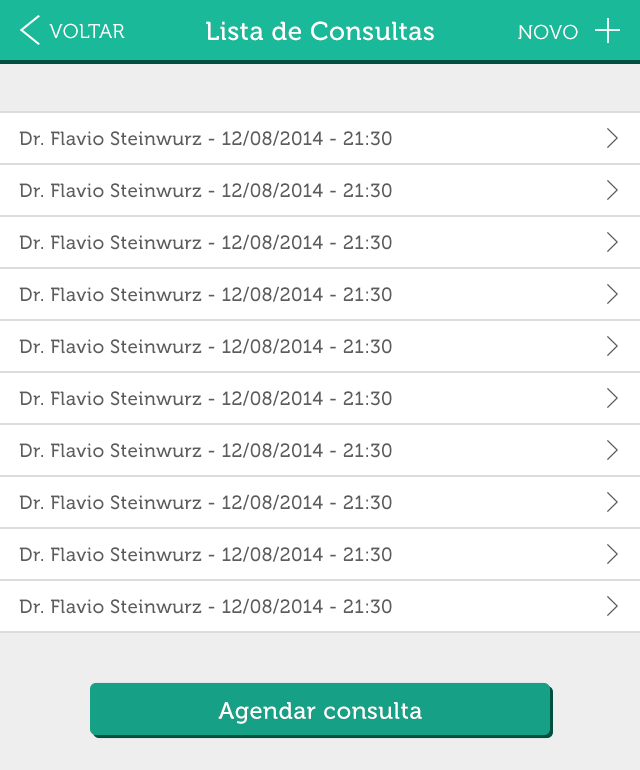
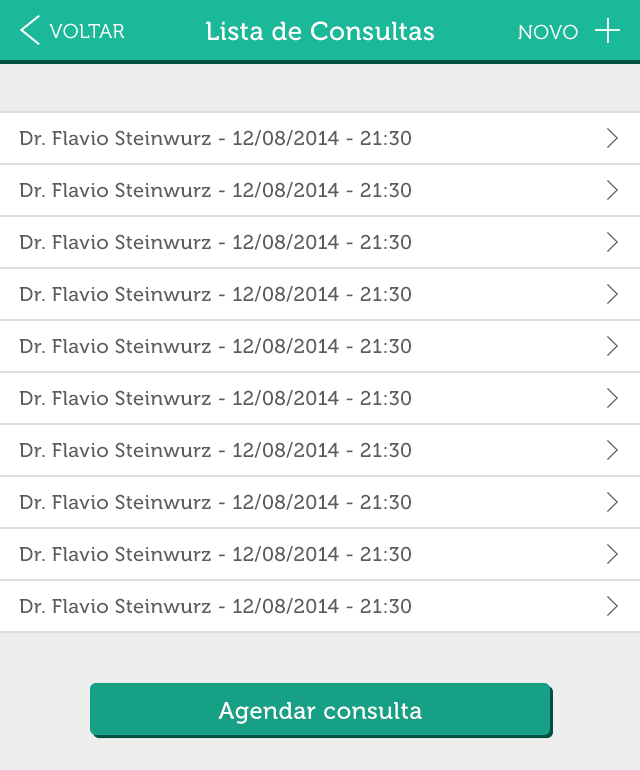
Revision of a layered 640x770 image; what changed, layer by layer:
painted on "Dr. Flavio Steinwurz - 12/08/2014 - 21:30" (1st of 10, in "list" › "field copy 9") over box(19, 598, 411, 614)
painted on "Dr. Flavio Steinwurz - 12/08/2014 - 21:30" (2nd of 10, in "list" › "field copy 8") over box(19, 546, 411, 562)
painted on "Dr. Flavio Steinwurz - 12/08/2014 - 21:30" (3rd of 10, in "list" › "field copy 7") over box(19, 494, 411, 510)
painted on "Dr. Flavio Steinwurz - 12/08/2014 - 21:30" (4th of 10, in "list" › "field copy 6") over box(19, 442, 411, 458)
painted on "Dr. Flavio Steinwurz - 12/08/2014 - 21:30" (5th of 10, in "list" › "field copy 5") over box(19, 390, 411, 406)
painted on "Dr. Flavio Steinwurz - 12/08/2014 - 21:30" (6th of 10, in "list" › "field copy 4") over box(19, 338, 411, 354)
painted on "Dr. Flavio Steinwurz - 12/08/2014 - 21:30" (7th of 10, in "list" › "field copy 3") over box(19, 286, 411, 302)
painted on "Dr. Flavio Steinwurz - 12/08/2014 - 21:30" (8th of 10, in "list" › "field copy 2") over box(19, 234, 411, 250)
painted on "Dr. Flavio Steinwurz - 12/08/2014 - 21:30" (9th of 10, in "list" › "field copy") over box(19, 182, 411, 198)
painted on "Dr. Flavio Steinwurz - 12/08/2014 - 21:30" (10th of 10, in "list" › "field") over box(19, 130, 411, 146)
